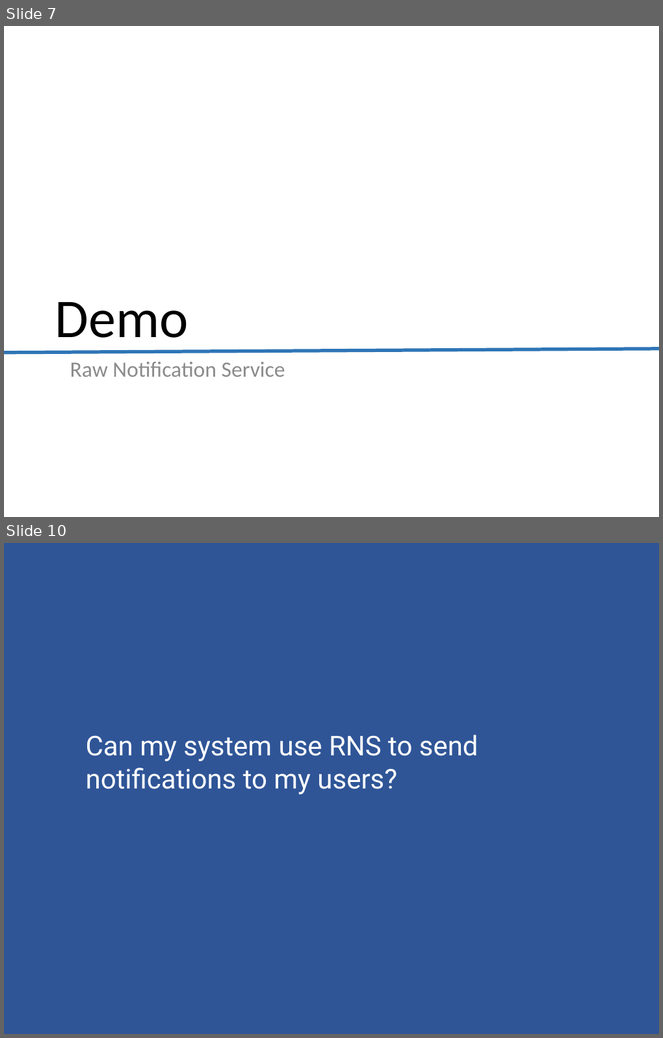
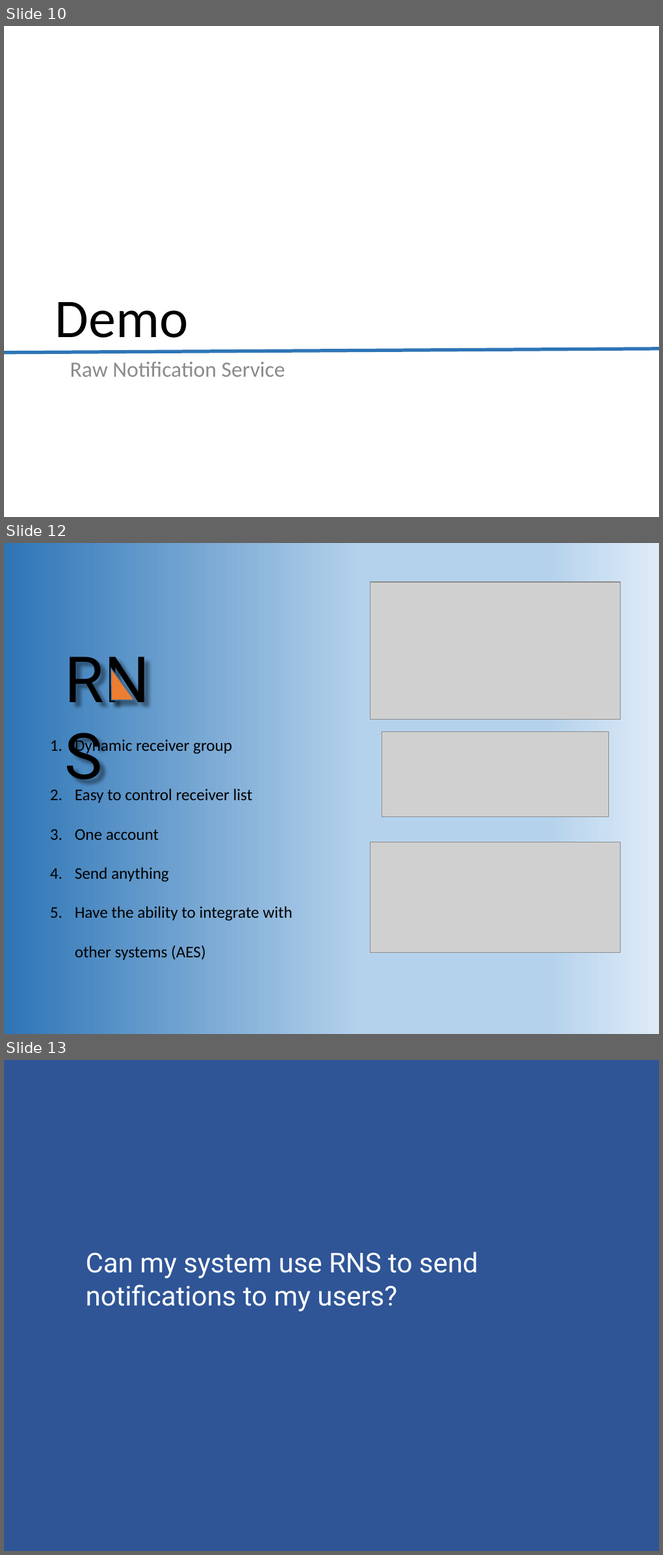
Before and after one commit to lekhasy/RawNotification, a slide deck: Working Individual/SyLK/Presentation.pptx. Shown one above the other, each under a label of ours: slides 7 and 10 before the commit, slides 10, 12 and 13 after it; the slides between them are not shown. The pictures are 663x1038 and 663x1555 pixels, drawn with LibreOffice and Linux fonts; fonts in the diff are those of the drawing; grey boxes stand for pictures. Boxes give left, top, right and bottom in pixels: in the first picture for what was removed or moved away, otherwise in the second. Text is boxed around its words. In the diff, an @@ line names an element or a change of style, - is before the commit and + after.

```diff
--- a/Working Individual/SyLK/Presentation.pptx
+++ b/Working Individual/SyLK/Presentation.pptx
@@ slide 12 added at [4, 543, 659, 1034], background gradient #2E75B6 to #B5D2EC to #DEEBF7 @@
@@ picture added at [370, 582, 621, 720] @@
@@ text added at [59, 635, 185, 719], 70 pt, text #000000 @@
+RNS
@@ freeform shape added at [111, 669, 135, 700], fill #ED7D31, outline #43739E 1 pt @@
@@ picture added at [382, 731, 608, 817] @@
@@ text added at [75, 738, 292, 960], 18 pt, text #000000 @@
+1. Dynamic receiver group
+2. Easy to control receiver list
+3. One account
+4. Send anything
+5. Have the ability to integrate with other systems (AES)
@@ picture added at [370, 843, 621, 953] @@
@@ what was slide 7 is now slide 10 @@
@@ what was slide 10 is now slide 13 @@
```
Also in this commit, not shown: 4 slides changed, 4 other slides added, 1 slide removed, 10 other files.
